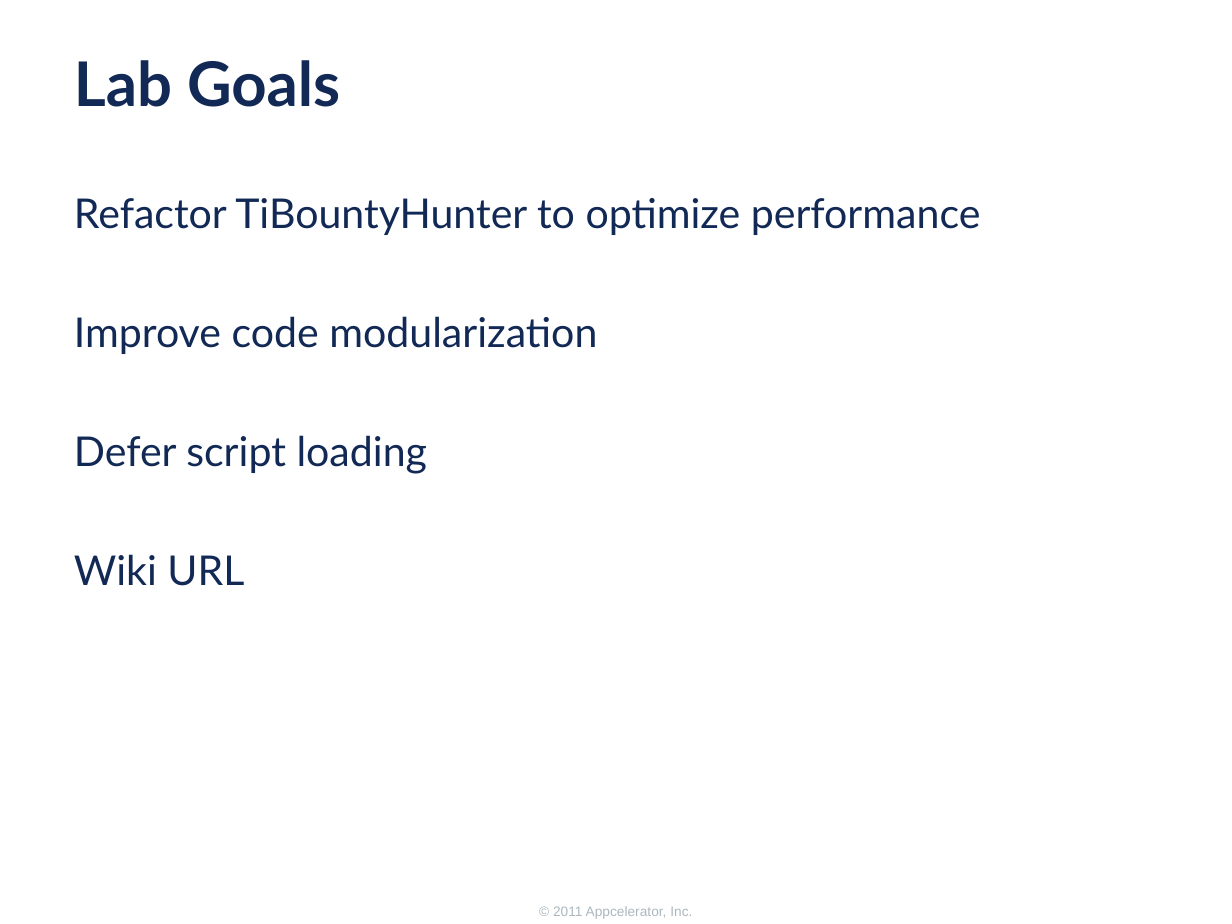
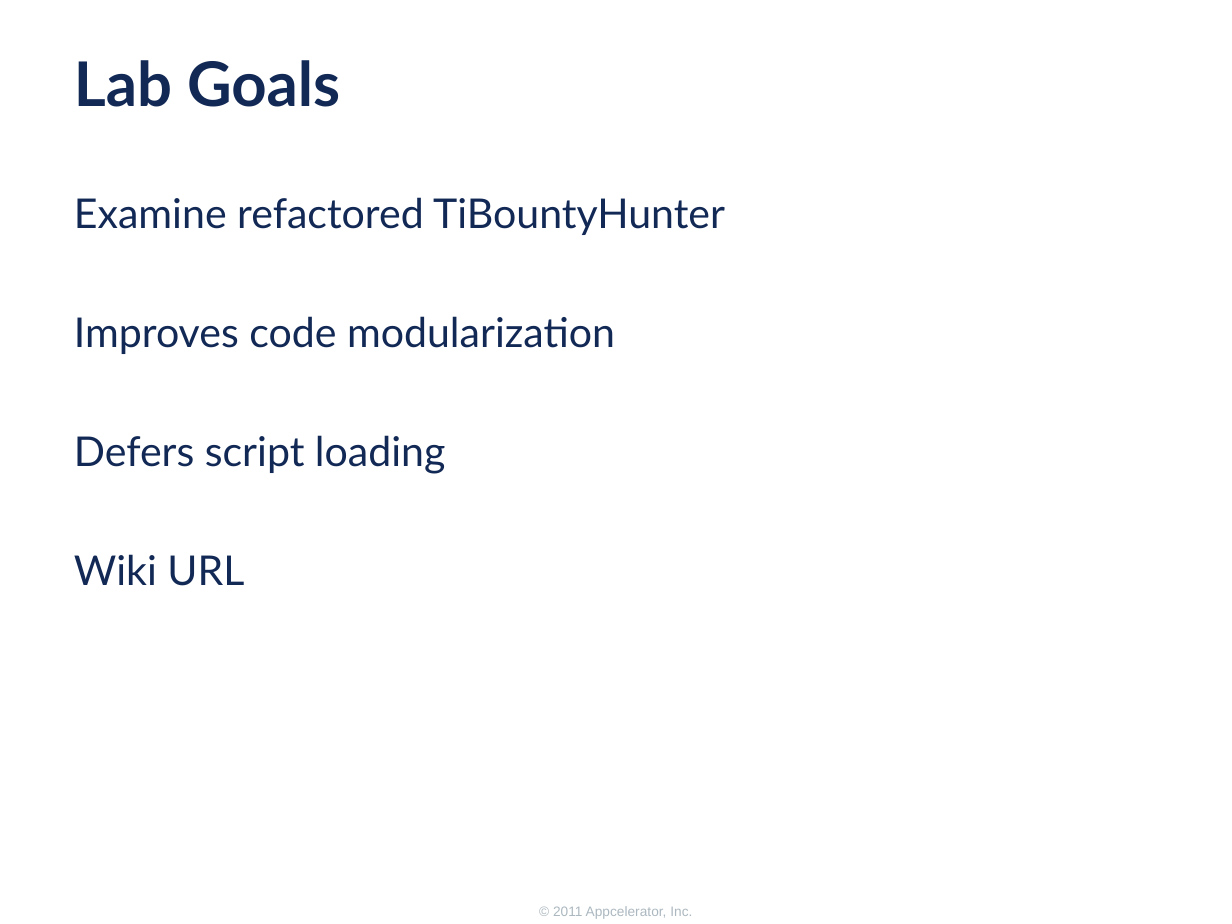
Before and after one commit to appcelerator-forks/appcelerator-training.tcmd_certification, a slide deck: slide 15 of 300.pptx. Drawn at 1232x924 pixels with LibreOffice and Linux fonts; fonts in the diff are those of the drawing; background and template pictures are left out. Boxes give left, top, right and bottom in pixels: in the first picture for what was removed or moved away, otherwise in the second. Text is boxed around its words. In the diff, an @@ line names an element or a change of style, - is before the commit and + after.

```diff
--- a/300.pptx
+++ b/300.pptx
@@ text at box(74, 197, 725, 474): text changed @@
-Refactor TiBountyHunter to optimize performance
-Improve code modularization
-Defer script loading
+Examine refactored TiBountyHunter
+Improves code modularization
+Defers script loading
```
Also in this commit, not shown: 4 other files.
